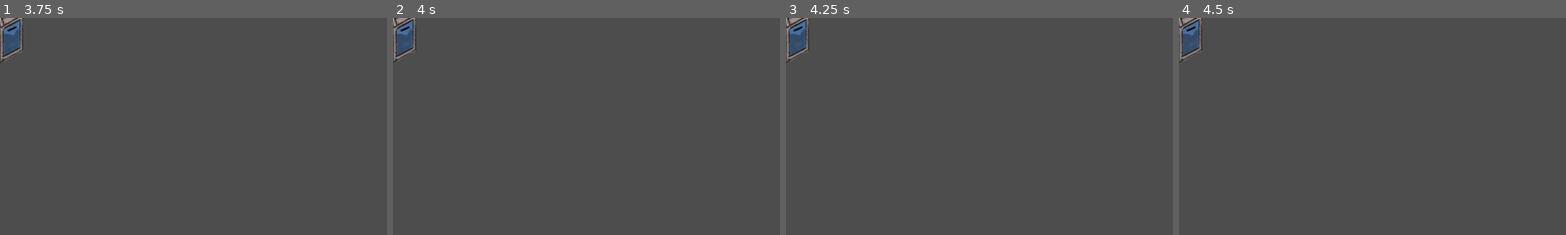
Above: before the commit, frames 1-4 (left to right).
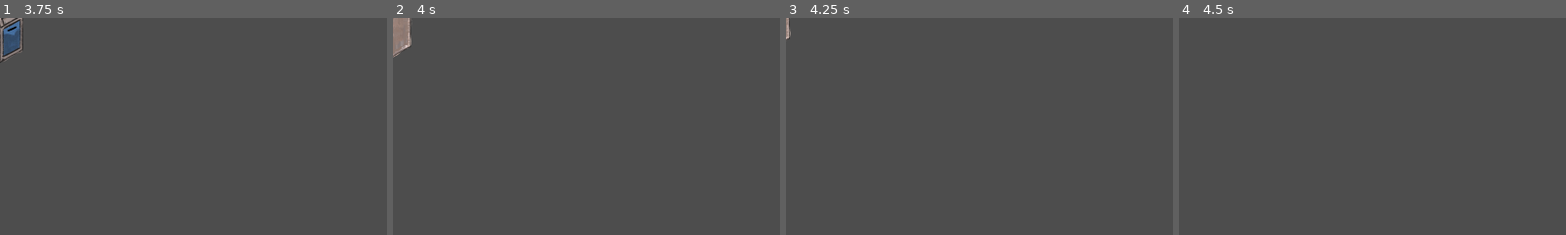
Above: after the commit, the same moments.

Repository: Rionit/GDS-Jam-2025
Game: Godot game, scene res://scenes/SlotMachineEnemy.tscn
Two runs of this game, one before a commit and one after it. Both use one fixed random seed, a clock stepped at 60 frames per second and the inputs below. This scene is started directly instead of the project's main scene. The engine's default icon, where the game draws it, is replaced by a stand-in: a white triangle on a blue panel in a dark square.
Inputs (mouse positions are % of the whole screen's width and height, from its top left):
- Up to frame 1 (3.75 s): tap Enter (ui_accept) at 0.5, 0.77, 1.25, 1.52, 2, 2.75, 3.02, 3.5 s; move the mouse to (72, 45) at 0.52 s; press the mouse at (72, 45) at 0.53 s; hold D (right) 0.53-1.28 s; move the mouse to (30, 55) at 1.27 s; release the mouse at (30, 55) at 1.28 s; hold S (down) 1.28-2.03 s; click (30, 55) at 1.35 s; move the mouse to (60, 28) at 2.02 s; hold D (right) 2.03-2.78 s; hold Shift (dash) 2.03-2.78 s; click (60, 28) at 2.3 s; move the mouse to (45, 70) at 2.77 s; hold W (up) 2.78-3.53 s; click (45, 70) at 2.85 s; move the mouse to (80, 65) at 3.52 s; press the mouse at (80, 65) at 3.53 s; hold A (left) from 3.53 s (still down)
- Up to frame 2 (4 s): keep holding A (left); tap Enter (ui_accept) at 3.77 s
- Up to frame 3 (4.25 s): keep holding A (left)
- Up to frame 4 (4.5 s): keep holding A (left); move the mouse to (20, 35) at 4.27 s; release the mouse at (20, 35) at 4.28 s; tap Shift (dash) at 4.35 s
The pictures show only the part of the screen within x 0-50%, y 0-50%; the shares and areas given below are measured in that part.

Frame 1 is identical in both runs. In frame 2, 0.9% of the frame differs, in the area x 0-7%, y 0-21%; in frame 3, 0.9%; in frame 4, 0.9%.

Commit message:
Slotmachine something

Diff:
--- a/scenes/SlotMachineEnemy.tscn
+++ b/scenes/SlotMachineEnemy.tscn
@@ -5,11 +5,11 @@
 [ext_resource type="Texture2D" uid="uid://bxoad4lgoot12" path="res://sprites/Enemies/slot_machine_enemy/handle/handle1.png" id="3_ear84"]
 [ext_resource type="Texture2D" uid="uid://cbet36i3s58vi" path="res://sprites/Enemies/slot_machine_enemy/handle/handle_VFX.png" id="4_1fnvl"]
 
+[sub_resource type="RectangleShape2D" id="RectangleShape2D_ear84"]
+size = Vector2(30.8507, 98.71106)
+
 [sub_resource type="CircleShape2D" id="CircleShape2D_4qv2l"]
 radius = 34.418724
-
-[sub_resource type="RectangleShape2D" id="RectangleShape2D_ear84"]
-size = Vector2(30.8507, 98.71106)
 
 [sub_resource type="CapsuleShape2D" id="CapsuleShape2D_ear84"]
 radius = 34.552788
@@ -20,7 +20,7 @@
 tracks/0/type = "bezier"
 tracks/0/imported = false
 tracks/0/enabled = true
-tracks/0/path = NodePath("HandleSprite:rotation")
+tracks/0/path = NodePath("MotherFlipper/HandleSprite:rotation")
 tracks/0/interp = 1
 tracks/0/loop_wrap = true
 tracks/0/keys = {
@@ -31,7 +31,7 @@
 tracks/1/type = "bezier"
 tracks/1/imported = false
 tracks/1/enabled = true
-tracks/1/path = NodePath("VFXSprite:modulate:a")
+tracks/1/path = NodePath("MotherFlipper/VFXSprite:modulate:a")
 tracks/1/interp = 1
 tracks/1/loop_wrap = true
 tracks/1/keys = {
@@ -42,7 +42,7 @@
 tracks/2/type = "value"
 tracks/2/imported = false
 tracks/2/enabled = true
-tracks/2/path = NodePath("HandleHitbox:collision_mask")
+tracks/2/path = NodePath("MotherFlipper/HandleHitbox:collision_mask")
 tracks/2/interp = 1
 tracks/2/loop_wrap = true
 tracks/2/keys = {
@@ -57,7 +57,7 @@
 tracks/0/type = "bezier"
 tracks/0/imported = false
 tracks/0/enabled = true
-tracks/0/path = NodePath("HandleSprite:rotation")
+tracks/0/path = NodePath("MotherFlipper/HandleSprite:rotation")
 tracks/0/interp = 1
 tracks/0/loop_wrap = true
 tracks/0/keys = {
@@ -68,7 +68,7 @@
 tracks/1/type = "bezier"
 tracks/1/imported = false
 tracks/1/enabled = true
-tracks/1/path = NodePath("VFXSprite:modulate:a")
+tracks/1/path = NodePath("MotherFlipper/VFXSprite:modulate:a")
 tracks/1/interp = 1
 tracks/1/loop_wrap = true
 tracks/1/keys = {
@@ -79,7 +79,7 @@
 tracks/2/type = "value"
 tracks/2/imported = false
 tracks/2/enabled = true
-tracks/2/path = NodePath("HandleHitbox:collision_mask")
+tracks/2/path = NodePath("MotherFlipper/HandleHitbox:collision_mask")
 tracks/2/interp = 1
 tracks/2/loop_wrap = true
 tracks/2/keys = {
@@ -98,31 +98,33 @@
 [node name="SlotMachineEnemy" type="CharacterBody2D"]
 script = ExtResource("1_4qv2l")
 
-[node name="MachineSprite" type="Sprite2D" parent="."]
+[node name="MotherFlipper" type="Node2D" parent="."]
+
+[node name="MachineSprite" type="Sprite2D" parent="MotherFlipper"]
 texture = ExtResource("2_r7vsf")
 
-[node name="HandleSprite" type="Sprite2D" parent="."]
+[node name="HandleSprite" type="Sprite2D" parent="MotherFlipper"]
 position = Vector2(51, -29)
 texture = ExtResource("3_ear84")
 offset = Vector2(20, -20)
 
-[node name="VFXSprite" type="Sprite2D" parent="."]
+[node name="VFXSprite" type="Sprite2D" parent="MotherFlipper"]
 position = Vector2(90, -52)
 texture = ExtResource("4_1fnvl")
+
+[node name="HandleHitbox" type="Area2D" parent="MotherFlipper"]
+collision_layer = 0
+collision_mask = 0
+
+[node name="CollisionShape2D2" type="CollisionShape2D" parent="MotherFlipper/HandleHitbox"]
+position = Vector2(88.99999, -40.500004)
+scale = Vector2(1.6207087, 1.0434494)
+shape = SubResource("RectangleShape2D_ear84")
 
 [node name="CollisionShape2D" type="CollisionShape2D" parent="."]
 position = Vector2(1, 75)
 scale = Vector2(1.6207087, 1.0434494)
 shape = SubResource("CircleShape2D_4qv2l")
-
-[node name="HandleHitbox" type="Area2D" parent="."]
-collision_layer = 0
-collision_mask = 0
-
-[node name="CollisionShape2D2" type="CollisionShape2D" parent="HandleHitbox"]
-position = Vector2(88.99999, -40.500004)
-scale = Vector2(1.6207087, 1.0434494)
-shape = SubResource("RectangleShape2D_ear84")
 
 [node name="BodyHitbox" type="Area2D" parent="."]
 collision_layer = 4
--- a/scripts/SlotMachineEnemy.gd
+++ b/scripts/SlotMachineEnemy.gd
@@ -4,16 +4,80 @@
 const SLOTMACHINE_GREEN = preload("uid://cj503a56ks7vp")
 const SLOTMACHINE_RED = preload("uid://c4ddpnlb270ix")
 
-const textures : Array[Texture] = [SLOTMACHINE_BLUE, SLOTMACHINE_GREEN, SLOTMACHINE_RED]
+const textures: Array[Texture] = [SLOTMACHINE_BLUE, SLOTMACHINE_GREEN, SLOTMACHINE_RED]
 
-@onready var sprite_2d: Sprite2D = $MachineSprite
+@onready var vfx_sprite: Sprite2D = $MotherFlipper/VFXSprite
+@onready var sprite_2d: Sprite2D = $MotherFlipper/MachineSprite
+@onready var mother_flipper: Node2D = $MotherFlipper
+@onready var animation_player: AnimationPlayer = $AnimationPlayer
+
+var max_speed := 180.0
+var max_accel := 480.0
+var stop_distance := 200.0
+var max_cooldown : float = 0.5
+var is_attacking := false
+
+var velocity: Vector2 = Vector2.ZERO
 
 func _ready() -> void:
 	sprite_2d.texture = textures.pick_random()
+	vfx_sprite.modulate.a = 0.0
 
 func _process(delta: float) -> void:
-	# TODO: go towrads player
-	pass
+
+	var dist_to_player = global_position.distance_to(Player.global_position)
+
+	# stop when close
+	if dist_to_player <= stop_distance:
+		if !is_attacking:
+			is_attacking = true
+			get_tree().create_timer(max_cooldown).timeout.connect(attack)
+		velocity = Vector2.ZERO
+		return
+
+	# Move toward player using arrive
+	var steering := arrive(Player.global_position)
+	velocity += steering * delta
+
+	if velocity.length() > max_speed:
+		velocity = velocity.normalized() * max_speed
+
+	position += velocity * delta
+
+	var isLeft = 1 if velocity.x >= 0 else -1
+	mother_flipper.scale.x = isLeft
+
+## Arrive at a static target
+func arrive(target_pos: Vector2) -> Vector2:
+	var to_target = target_pos - global_position
+	var distance = to_target.length()
+
+	if distance < stop_distance:
+		return Vector2.ZERO
+
+	var slowing_distance = max_speed * max_speed / (2.0 * max_accel)
+	var d = min(distance / slowing_distance, 1.0)
+	var clipped_speed = d * max_speed
+
+	var desired_vel = to_target.normalized() * clipped_speed
+	return (desired_vel - velocity).normalized() * max_accel
+
+
+## Seek (required for pursue)
+func seek(target_pos: Vector2) -> Vector2:
+	var desired = (target_pos - global_position).normalized() * max_speed
+	return (desired - velocity).normalized() * max_accel
+
+
+## Pursue a moving target
+func pursue(target_pos: Vector2, target_vel: Vector2) -> Vector2:
+	var time_to_target = (target_pos - global_position).length() / max_speed
+	var predicted_pos = target_pos + target_vel * time_to_target
+	return seek(predicted_pos)
+
 
 func attack():
-	print("attacked!")
+	animation_player.speed_scale = max(1 / max_cooldown, 1.0)
+	animation_player.play("attack")
+	await animation_player.animation_finished
+	is_attacking = false
